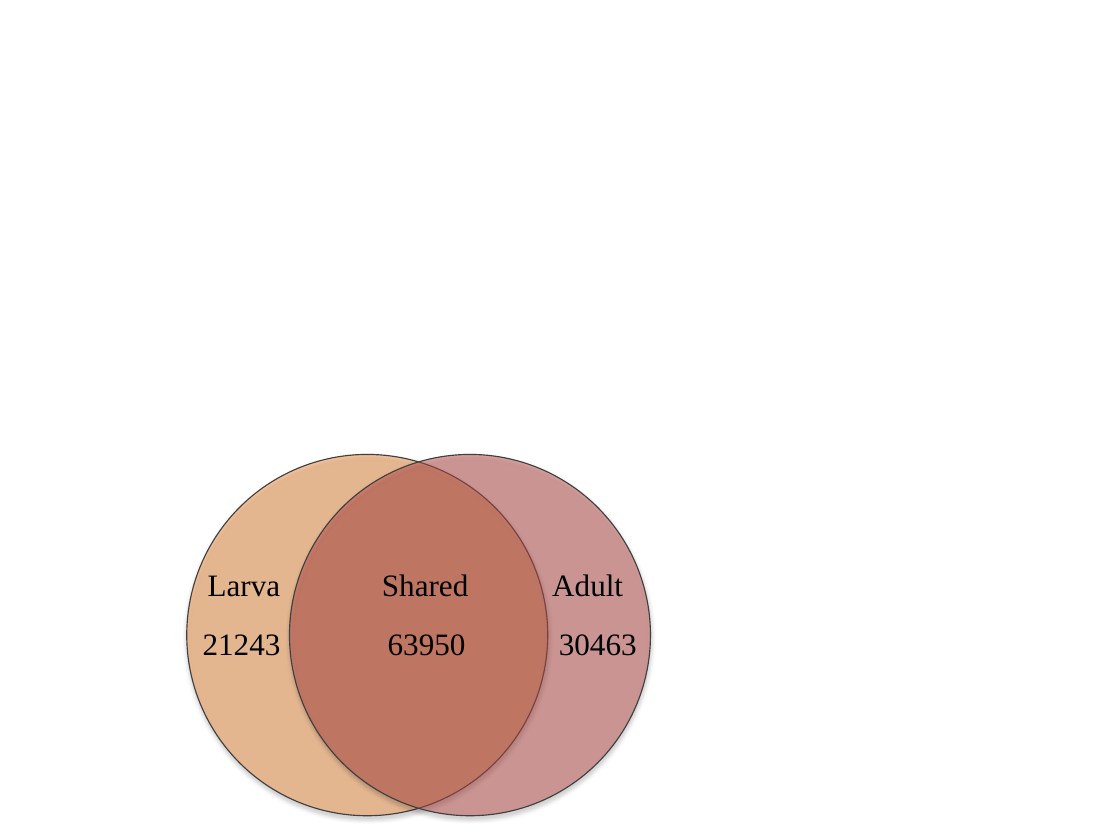
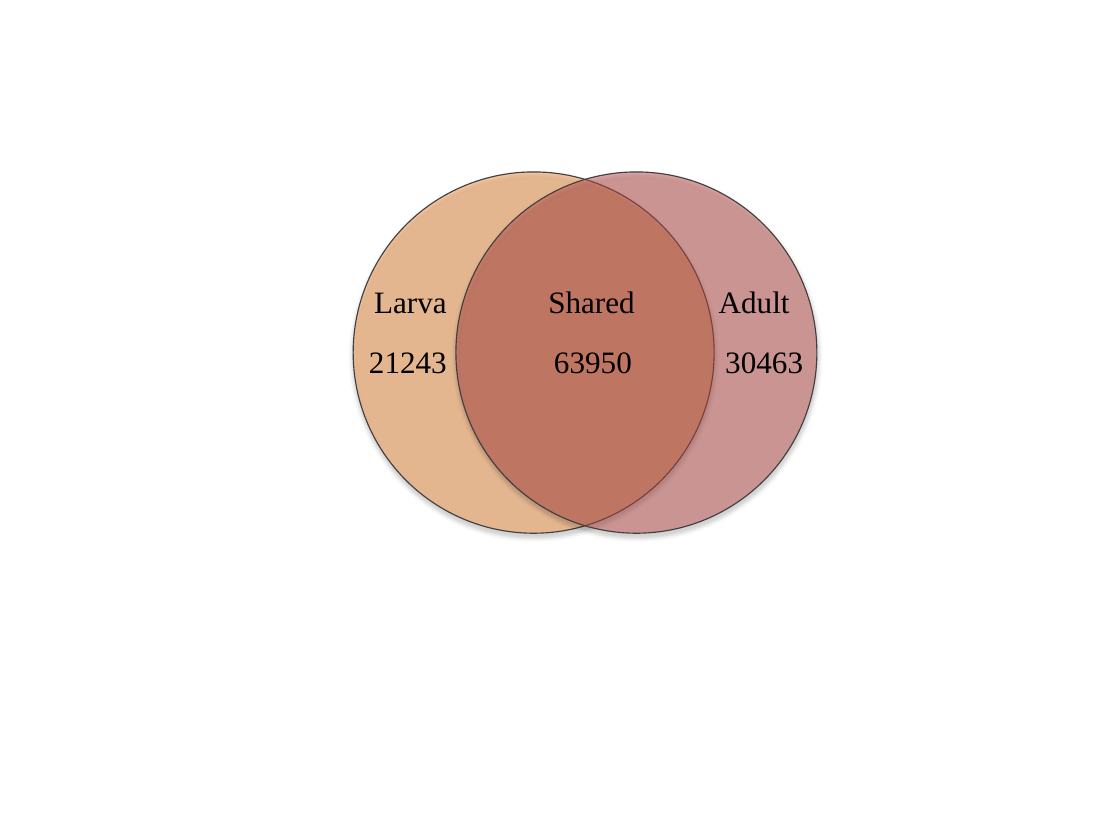
Before and after one commit to macmanes-lab/Lindsay, a slide deck: slide 2 of venn_diagram.pptx. Drawn at 1120x840 pixels with LibreOffice and Linux fonts; fonts in the diff are those of the drawing. Boxes give left, top, right and bottom in pixels: in the first picture for what was removed or moved away, otherwise in the second. Text is boxed around its words. In the diff, an @@ line names an element or a change of style, - is before the commit and + after.

```diff
--- a/venn_diagram.pptx
+++ b/venn_diagram.pptx
@@ 2 texts, 2 ellipses: place and size @@
-2 texts, 2 ellipses at (187, 455, 650, 816)
+2 texts, 2 ellipses at (353, 172, 816, 534)
```
Also in this commit, not shown: 1 slide added, 11 other files.
